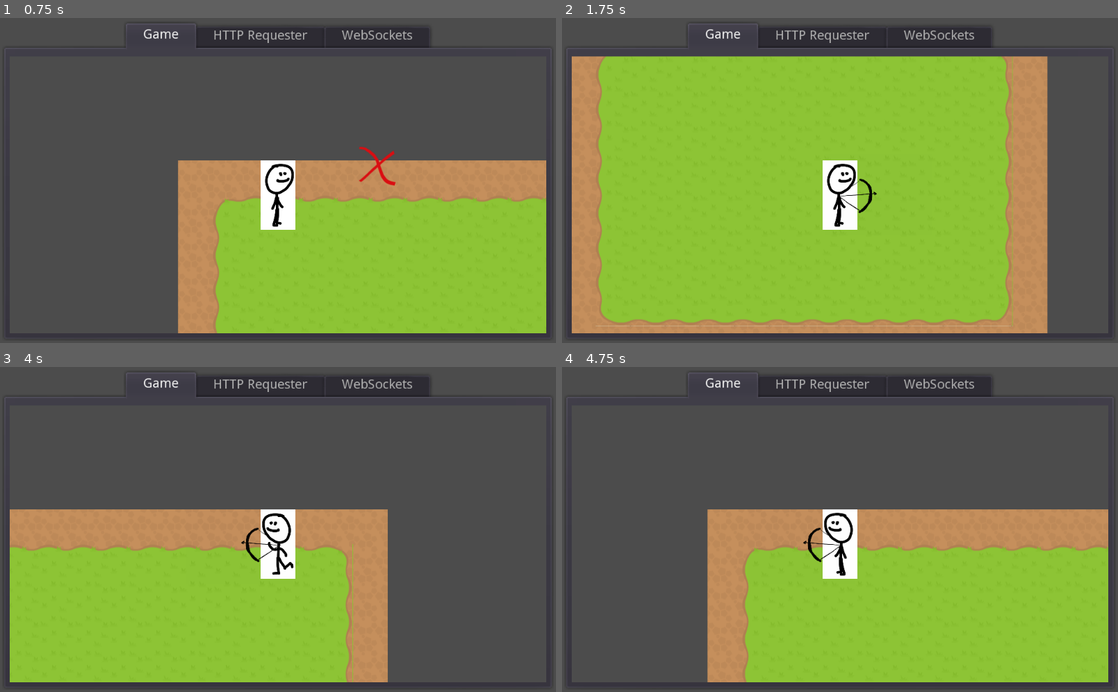
Above: before the commit, frames 1-4 (two rows, left to right).
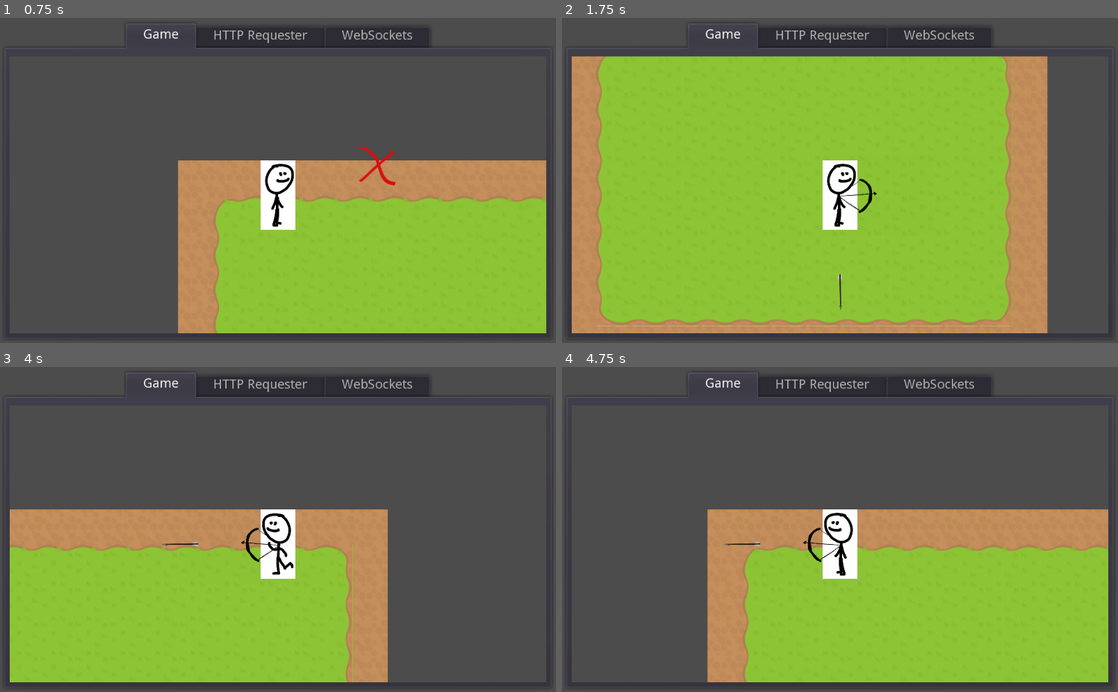
Above: after the commit, the same moments.

Repository: tilegame/godot-client
Game: Godot game, scene res://root.tscn
Same seed, same stepped clock (60 frames per second), same inputs: the game is played once before the commit and once after it.
Inputs (mouse positions are in pixels of both pictures, inside the frame that each line leads up to):
- Up to frame 1 (0.75 s): tap Enter at 0.5 s; move the mouse to (400, 164) at 0.52 s; hold Right (right) from 0.53 s (still down); click (400, 164) at 0.67 s
- Up to frame 2 (1.75 s): tap Space at 0.77, 1.52 s; move the mouse to (728, 196) at 1.27 s; release Right (right) at 1.28 s; hold Down (down) from 1.28 s (still down)
- Up to frame 3 (4 s): move the mouse to (333, 458) at 2.02 s; release Down (down) at 2.03 s; hold Right (right) 2.03-2.78 s; move the mouse to (250, 594) at 2.77 s; hold Up (up) 2.78-3.53 s; click (250, 594) at 2.92 s; tap Space at 3.02, 3.77 s; move the mouse to (444, 578) at 3.52 s; hold Left (left) from 3.53 s (still down)
- Up to frame 4 (4.75 s): keep holding Left (left); move the mouse to (673, 480) at 4.27 s; tap Space at 4.52 s

Frame 1 is identical in both runs. In frame 2, less than 0.1% of the frame differs, in the area x 49-51%, y 78-90%; in frame 3, less than 0.1%; in frame 4, less than 0.1%.

Commit message:
Added Projectile Class and a simple arrow sprite
Shooting the bow now releases an arrow in the same direction that the
player is facing.

Diff:
--- a/src/game/Player.gd
+++ b/src/game/Player.gd
@@ -1,12 +1,14 @@
 extends AnimatedSprite
 class_name Player
 
+const Projectile = preload("res://game/projectile/Projectile.tscn")
+
+# Walking speed of the player
 const speed = 10
 
+# The direction that the player is facing
+var direction: Vector2 = Vector2(1,0)
 
-func _handle_bow() -> void:
-	if $Bow.is_playing(): return
-	$Bow.shoot_bow()
 
 
 func _physics_process(delta: float) -> void:
@@ -31,11 +33,21 @@
 	if Input.is_action_pressed('up'):
 		d.y -= 1
 
-	if d != Vector2(0,0):
+	if d.x == 0 and d.y == 0:
+		play('default')
+	else:
 		play('walk')
-	else:
-		play('default')
+		direction = d.normalized()
 
 	position += d.normalized() * speed
 
 	if Input.is_key_pressed(KEY_SPACE): _handle_bow()
+
+
+func _handle_bow() -> void:
+	if $Bow.is_playing(): return
+	$Bow.shoot_bow()
+	var projectile: Projectile = Projectile.instance()
+	projectile.init(25 * direction)
+	projectile.position = position
+	get_parent().add_child(projectile)
--- a/src/game/TheGame.tscn
+++ b/src/game/TheGame.tscn
@@ -134,44 +134,44 @@
 "speed": 24.0
 } ]
 
+[sub_resource type="AtlasTexture" id=15]
+flags = 4
+atlas = ExtResource( 12 )
+region = Rect2( 0, 0, 128, 128 )
+
 [sub_resource type="AtlasTexture" id=16]
 flags = 4
 atlas = ExtResource( 12 )
-region = Rect2( 0, 0, 128, 128 )
+region = Rect2( 128, 0, 128, 128 )
 
 [sub_resource type="AtlasTexture" id=17]
 flags = 4
 atlas = ExtResource( 12 )
-region = Rect2( 128, 0, 128, 128 )
+region = Rect2( 256, 0, 128, 128 )
 
 [sub_resource type="AtlasTexture" id=18]
 flags = 4
 atlas = ExtResource( 12 )
-region = Rect2( 256, 0, 128, 128 )
+region = Rect2( 384, 0, 128, 128 )
 
 [sub_resource type="AtlasTexture" id=19]
 flags = 4
 atlas = ExtResource( 12 )
-region = Rect2( 384, 0, 128, 128 )
+region = Rect2( 512, 0, 128, 128 )
 
 [sub_resource type="AtlasTexture" id=20]
 flags = 4
 atlas = ExtResource( 12 )
-region = Rect2( 512, 0, 128, 128 )
+region = Rect2( 640, 0, 128, 128 )
 
 [sub_resource type="AtlasTexture" id=21]
 flags = 4
 atlas = ExtResource( 12 )
-region = Rect2( 640, 0, 128, 128 )
-
-[sub_resource type="AtlasTexture" id=22]
-flags = 4
-atlas = ExtResource( 12 )
 region = Rect2( 768, 0, 128, 128 )
 
-[sub_resource type="SpriteFrames" id=15]
+[sub_resource type="SpriteFrames" id=22]
 animations = [ {
-"frames": [ SubResource( 16 ), SubResource( 17 ), SubResource( 18 ), SubResource( 19 ), SubResource( 20 ), SubResource( 21 ), SubResource( 22 ) ],
+"frames": [ SubResource( 15 ), SubResource( 16 ), SubResource( 17 ), SubResource( 18 ), SubResource( 19 ), SubResource( 20 ), SubResource( 21 ) ],
 "loop": false,
 "name": "default",
 "speed": 24.0
--- /dev/null
+++ b/src/game/projectile/Projectile.gd
@@ -0,0 +1,23 @@
+extends Sprite
+class_name Projectile
+
+# Life Distance is number of pixels the projectile will move before it vanishes
+var life_distance: int = 1000
+
+# Velocity Vector, in pixels, of the projectile.
+var velocity_vector: Vector2 = Vector2(25, 0)
+
+# the number of pixels traveled by the projectile so far.
+var _distance_traveled: int = 0
+
+
+func init(_velocity_vector):
+	velocity_vector = _velocity_vector
+	rotation = velocity_vector.angle() + PI/2
+	print(velocity_vector, "angle:", velocity_vector.angle(), "  rotation:", rotation)
+
+func _physics_process(delta: float) -> void:
+	position += velocity_vector
+	_distance_traveled += velocity_vector.length()
+	if _distance_traveled >= life_distance:
+		queue_free()
--- /dev/null
+++ b/src/game/projectile/Projectile.tscn
@@ -0,0 +1,9 @@
+[gd_scene load_steps=3 format=2]
+
+[ext_resource path="res://game/projectile/Projectile.gd" type="Script" id=1]
+[ext_resource path="res://game/projectile/arrow.png" type="Texture" id=2]
+
+[node name="Projectile" type="Sprite"]
+scale = Vector2( 0.5, 0.5 )
+texture = ExtResource( 2 )
+script = ExtResource( 1 )
--- a/src/project.godot
+++ b/src/project.godot
@@ -18,10 +18,16 @@
 "class": "Player",
 "language": "GDScript",
 "path": "res://game/Player.gd"
+}, {
+"base": "Sprite",
+"class": "Projectile",
+"language": "GDScript",
+"path": "res://game/projectile/Projectile.gd"
 } ]
 _global_script_class_icons={
 "MouseClickAnimation": "",
-"Player": ""
+"Player": "",
+"Projectile": ""
 }
 
 [application]
Not shown: 1 places in src/game/TheGame.tscn that only renumber resources
Binary file added: src/game/projectile/arrow.png
Not shown, added: src/game/projectile/arrow.png.import
